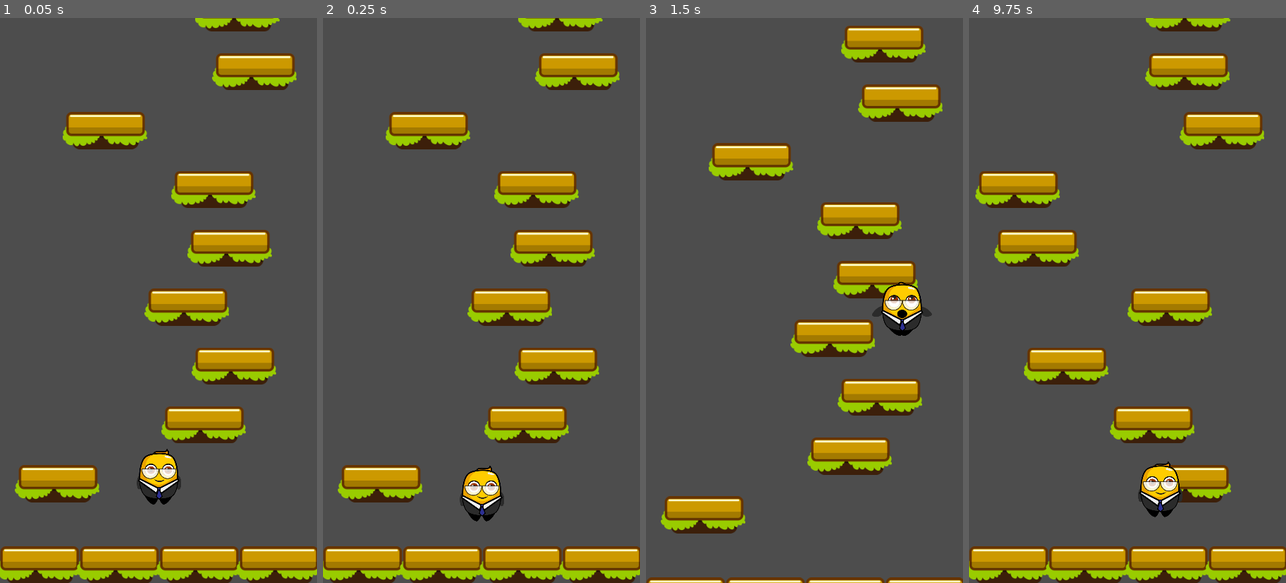
Above: before the commit, frames 1-4 (left to right).
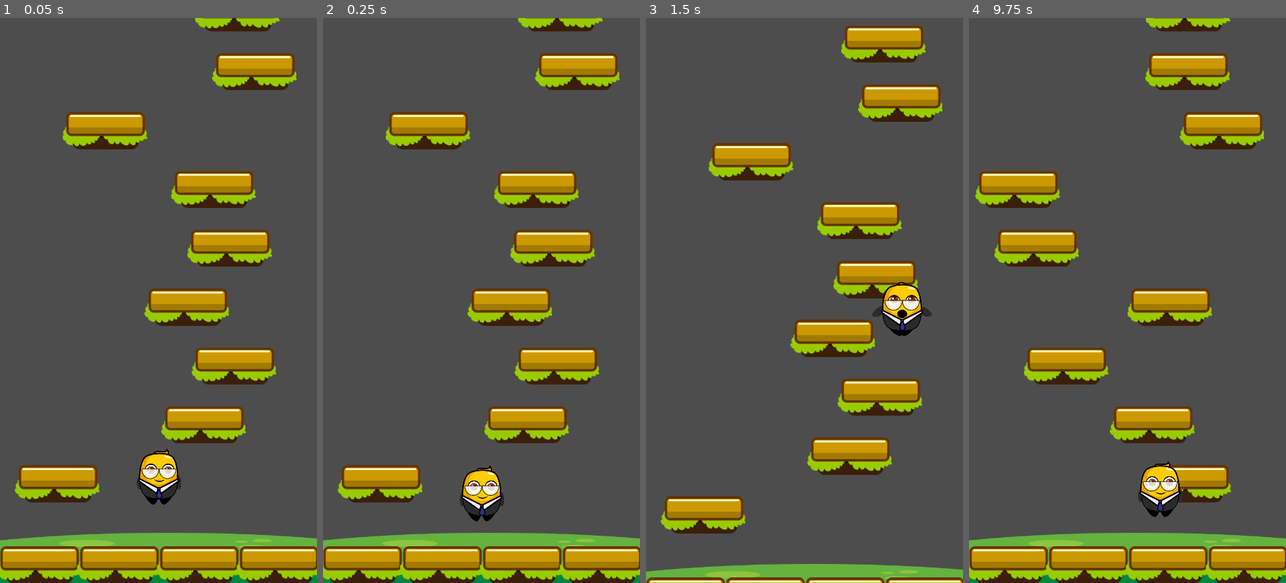
Above: after the commit, the same moments.

Repository: jrenato/jump_jam
Game: Godot game, scene res://Scenes/game.tscn
The game is run twice, just before and just after one commit, with the same random seed, the same clock (stepped at 60 frames per second) and the same inputs.
Inputs:
- Up to frame 1 (0.05 s): no input
- Up to frame 2 (0.25 s): no input
- Up to frame 3 (1.5 s): hold D (move_right) 0.53-1.28 s; hold A (move_left) from 1.28 s (still down)
- Up to frame 4 (9.75 s): release A (move_left) at 2.03 s; hold D (move_right) 2.03-3.53 s; hold A (move_left) 3.53-5.78 s; hold D (move_right) 5.78-8.03 s; hold A (move_left) 8.03-9.53 s; tap Enter at 8.75 s; tap R (reset) at 9.5 s; hold D (move_right) from 9.53 s (still down)

The runs differ from the first frame. In frame 1, 2.3% of the frame differs, in the area x 0-100%, y 91-100%; in frame 2, 2.3%; in frame 3, 2.1%; in frame 4, 2.3%.

Commit message:
Added ground sprite

Diff:
--- a/Scenes/game.tscn
+++ b/Scenes/game.tscn
@@ -1,8 +1,9 @@
-[gd_scene load_steps=5 format=3 uid="uid://c7xtdsjhq8qa8"]
+[gd_scene load_steps=6 format=3 uid="uid://c7xtdsjhq8qa8"]
 
 [ext_resource type="Script" path="res://Scripts/game.gd" id="1_qbmco"]
 [ext_resource type="PackedScene" uid="uid://bhti1duiqs5e1" path="res://Scenes/game_camera.tscn" id="2_p8bj4"]
 [ext_resource type="PackedScene" uid="uid://ci4vt7vuqoxw2" path="res://Scenes/player.tscn" id="2_xx8od"]
+[ext_resource type="Texture2D" uid="uid://166dysd3l837" path="res://Assets/Textures/Background/Ground.png" id="5_duif1"]
 [ext_resource type="PackedScene" uid="uid://dy6bpra3nvnx1" path="res://Scenes/level_generator.tscn" id="5_wb74r"]
 
 [node name="Game" type="Node2D"]
@@ -10,5 +11,12 @@
 camera_scene = ExtResource("2_p8bj4")
 player_scene = ExtResource("2_xx8od")
 
+[node name="GroundSprite" type="Sprite2D" parent="."]
+unique_name_in_owner = true
+position = Vector2(270, 960)
+scale = Vector2(1, 0.7)
+texture = ExtResource("5_duif1")
+offset = Vector2(0, -61)
+
 [node name="LevelGenerator" parent="." instance=ExtResource("5_wb74r")]
 unique_name_in_owner = true
--- a/Scripts/game.gd
+++ b/Scripts/game.gd
@@ -9,12 +9,16 @@
 var player_spawn_position: Vector2
 
 @onready var level_generator: LevelGenerator = %LevelGenerator
+@onready var ground_sprite: Sprite2D = %GroundSprite
 
 
 func _ready() -> void:
 	var viewport_size: Vector2 = get_viewport_rect().size
 	player_spawn_position.x = viewport_size.x / 2.0
 	player_spawn_position.y = viewport_size.y - player_spawn_y_offset
+
+	ground_sprite.global_position.x = viewport_size.x / 2.0
+	ground_sprite.global_position.y = viewport_size.y
 
 	new_game()
 
